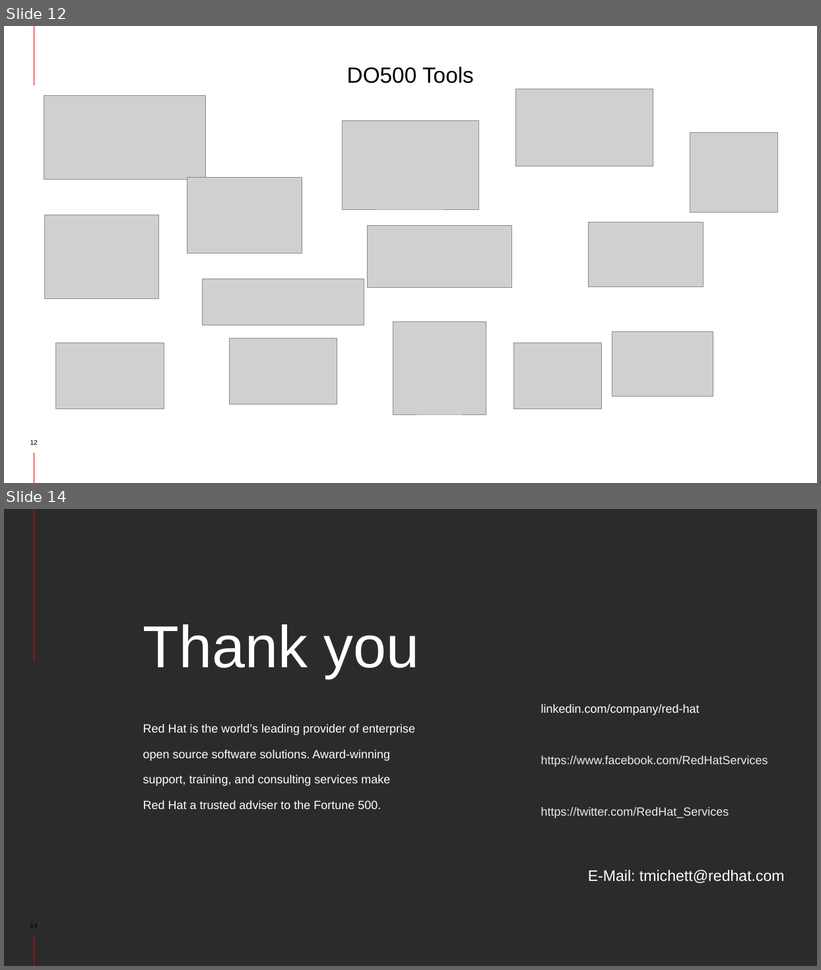
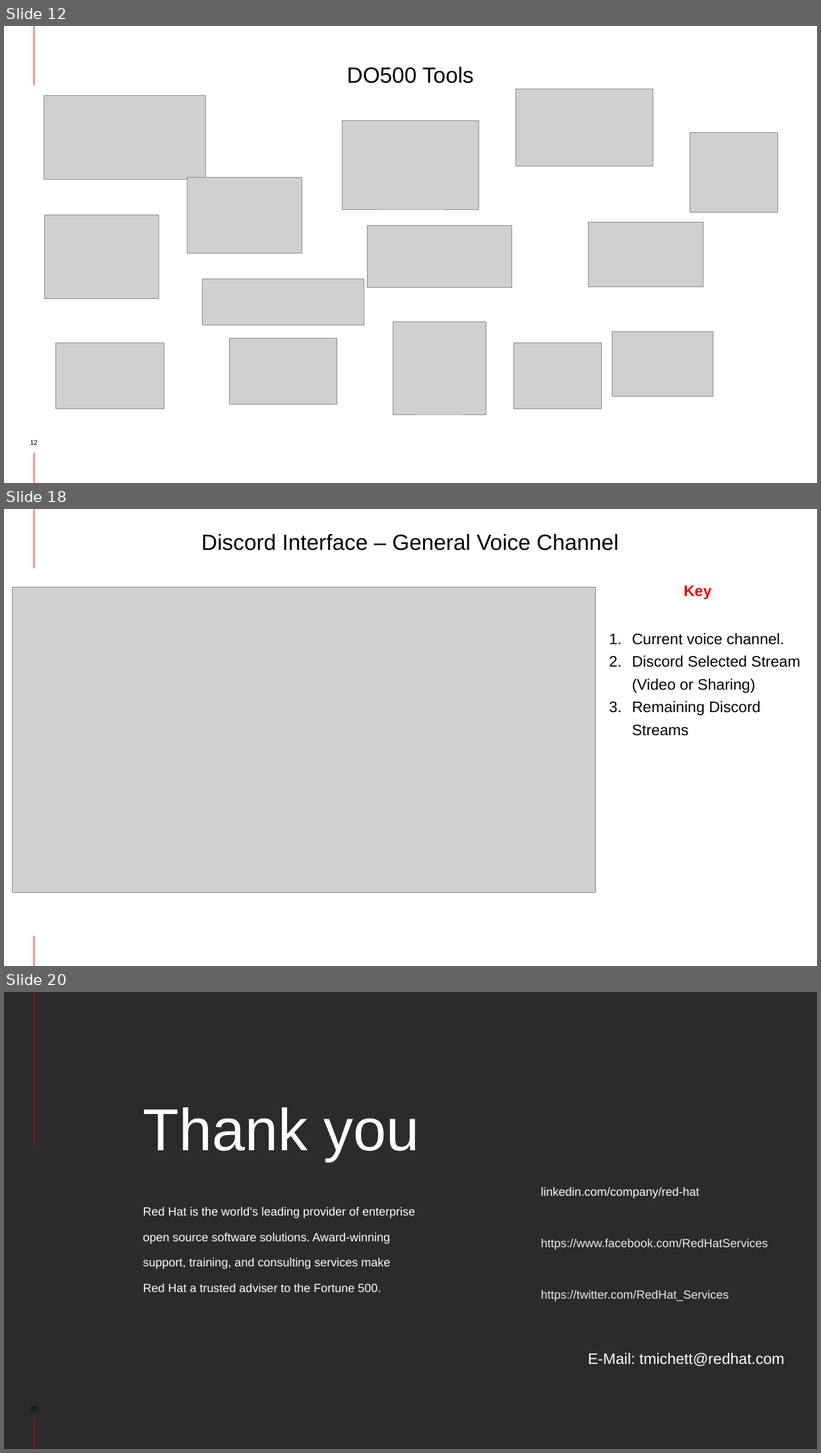
Before and after one commit to tmichett/do500_handouts, a slide deck: DO500VT - Intro.pptx. Shown one above the other, each under a label of ours: slides 12 and 14 before the commit, slides 12, 18 and 20 after it; the slides between them are not shown. The pictures are 821x970 and 821x1453 pixels, drawn with LibreOffice and Linux fonts; fonts in the diff are those of the drawing; grey boxes stand for pictures; background and template pictures are left out; a plain dark background stands for a picture behind light text. Boxes give left, top, right and bottom in pixels: in the first picture for what was removed or moved away, otherwise in the second. Text is boxed around its words. In the diff, an @@ line names an element or a change of style, - is before the commit and + after.

```diff
--- a/DO500VT - Intro.pptx
+++ b/DO500VT - Intro.pptx
@@ slide 18 added at (4,509,817,966), background #FFFFFF; not listed: 2 template elements that a slide beside it also shows @@
@@ title added at (201,533,618,551), 26 pt, text #000000 @@
+Discord Interface – General Voice Channel
@@ picture added at (12,587,596,892) @@
@@ text added at (684,586,712,599), 18 pt, text #EE0000, bold @@
+Key
@@ text added at (632,633,800,736), 18 pt, text #000000 @@
+1. Current voice channel.
+2. Discord Selected Stream (Video or Sharing)
+3. Remaining Discord Streams
@@ what was slide 14 is now slide 20 @@
```
Also in this commit, not shown: 2 slides changed, 5 other slides added, 3 other files.
